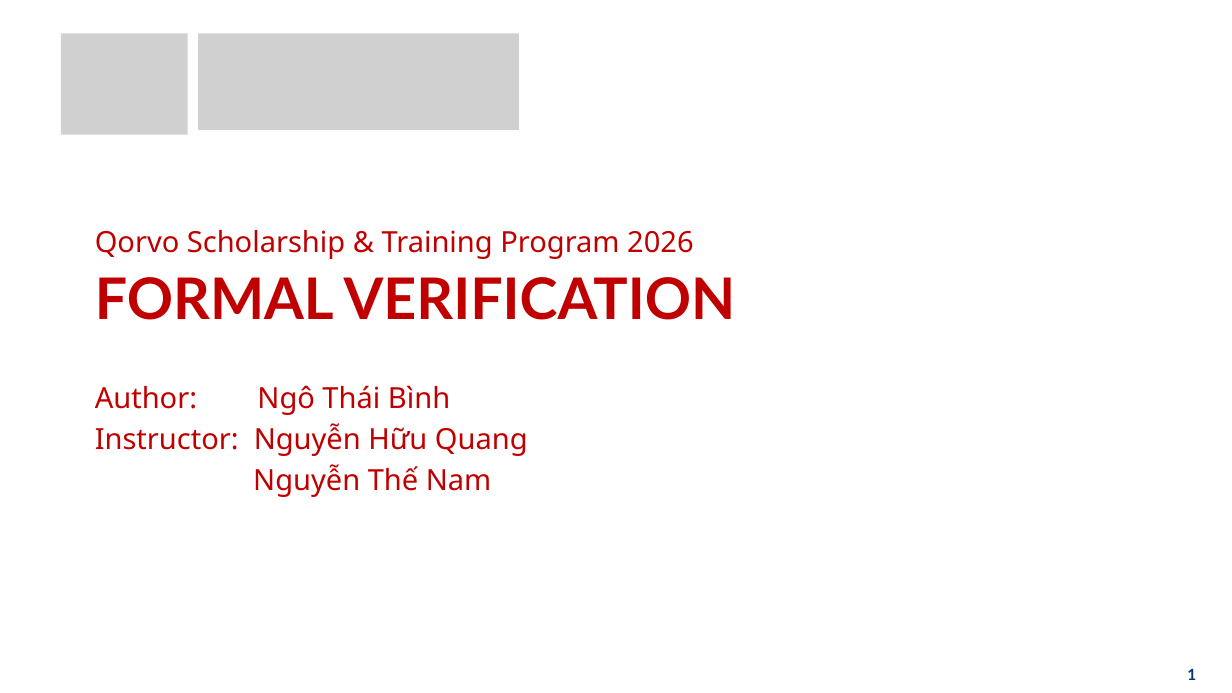
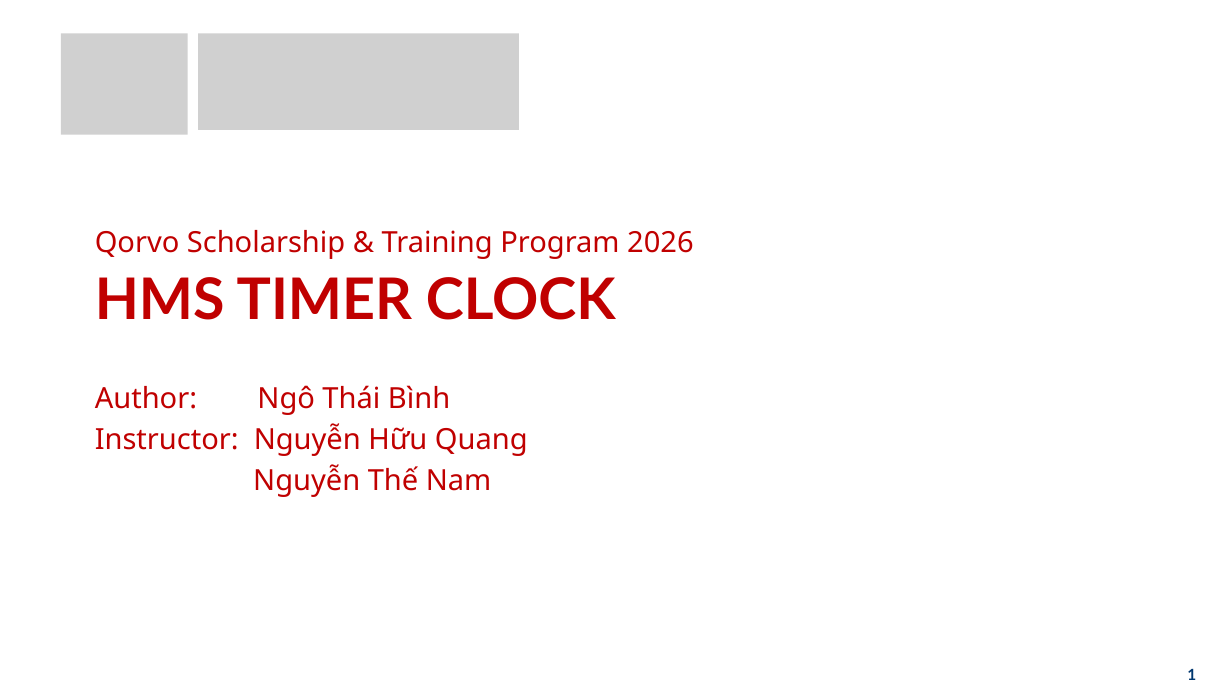
Before and after one commit to ngobinh1/HMS_Timer, a slide deck: slide 1 of docs/Final_Slide.pptx. Drawn at 1232x693 pixels with LibreOffice and Linux fonts; fonts in the diff are those of the drawing; grey boxes stand for pictures; background and template pictures are left out. Boxes give left, top, right and bottom in pixels: in the first picture for what was removed or moved away, otherwise in the second. Text is boxed around its words. In the diff, an @@ line names an element or a change of style, - is before the commit and + after.

```diff
--- a/docs/Final_Slide.pptx
+++ b/docs/Final_Slide.pptx
@@ text at [95, 277, 616, 320]: text changed @@
-FORMAL VERIFICATION
+HMS TIMER CLOCK
```
Also in this commit, not shown: 2 other slides changed, 1 other file.
